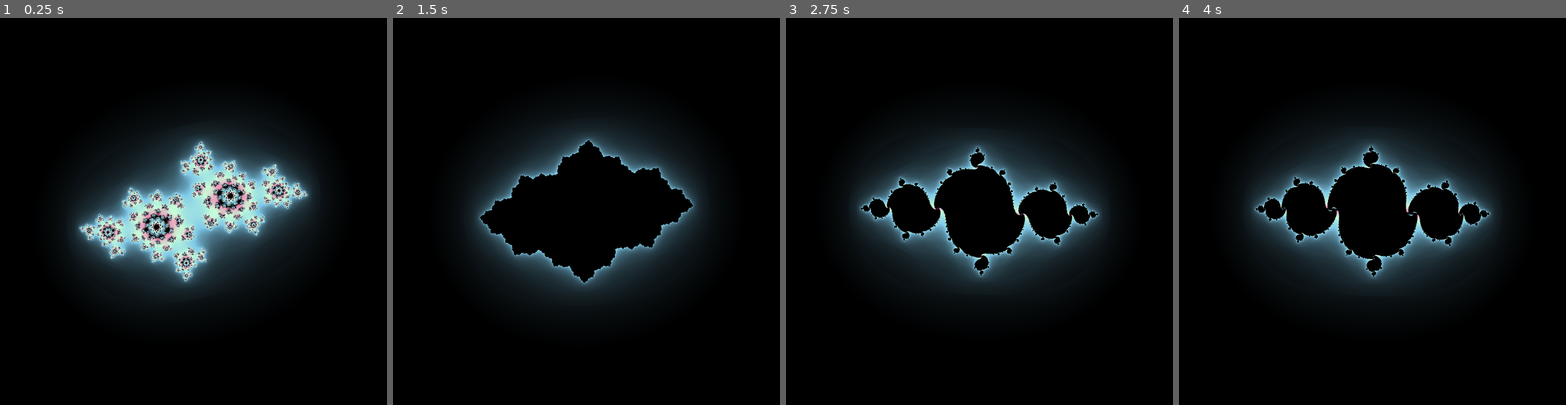
Above: before the commit, frames 1-4 (left to right).
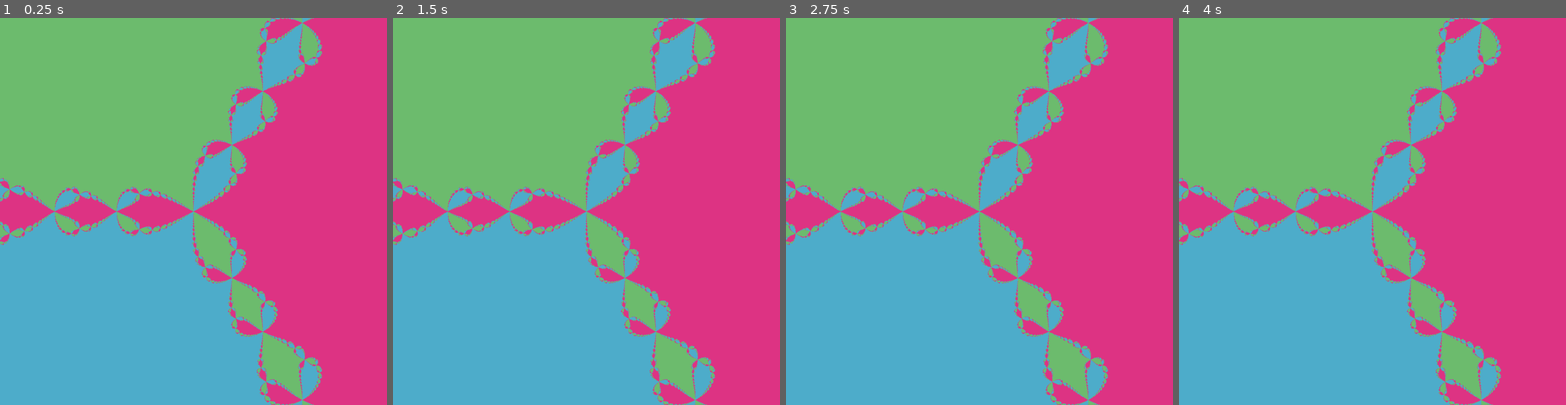
Above: after the commit, the same moments.

Repository: PhilippeZ-Dev/CreativeCoding
Game: Godot game, scene res://Scenes/fractals.tscn
Two runs of this game, one before a commit and one after it. Both use one fixed random seed, a clock stepped at 60 frames per second and the inputs below.
Inputs:
- Up to frame 1 (0.25 s): no input
- Up to frame 2 (1.5 s): no input
- Up to frame 3 (2.75 s): no input
- Up to frame 4 (4 s): no input

The runs differ from the first frame. In frame 1, 100% of the frame differs, in the area x 0-100%, y 0-100%; in frame 2, 100%; in frame 3, 100%; in frame 4, 100%.

Commit message:
moved project to godot 4.6, added basic newton fractal shader

Diff:
--- /dev/null
+++ b/Ressources/Pastel_3_Gradient.tres
@@ -0,0 +1,8 @@
+[gd_resource type="GradientTexture1D" format=3 uid="uid://dx5eupgsw3wle"]
+
+[sub_resource type="Gradient" id="Gradient_pkxfo"]
+offsets = PackedFloat32Array(0, 0.5, 1)
+colors = PackedColorArray(0.86599207, 0.19817552, 0.51340693, 1, 0.30170044, 0.6765426, 0.79475695, 1, 0.4224281, 0.7323061, 0.4279864, 1)
+
+[resource]
+gradient = SubResource("Gradient_pkxfo")
--- a/Scenes/fractals.tscn
+++ b/Scenes/fractals.tscn
@@ -1,12 +1,14 @@
-[gd_scene load_steps=12 format=3 uid="uid://cl5u1sbley04e"]
+[gd_scene format=3 uid="uid://cl5u1sbley04e"]
 
 [ext_resource type="Material" uid="uid://c0hlegqjy3u62" path="res://Materials/M_Mandelbrot.tres" id="1_bup5k"]
-[ext_resource type="Script" path="res://Scripts/Shapes.gd" id="1_wpswc"]
+[ext_resource type="Script" uid="uid://44j3dk63ccaq" path="res://Scripts/Shapes.gd" id="1_wpswc"]
 [ext_resource type="Material" uid="uid://b3fdn3v2visgg" path="res://Materials/M_BurnignShip.tres" id="3_e6vod"]
-[ext_resource type="Script" path="res://Scripts/Screenshot.gd" id="3_iaxo3"]
-[ext_resource type="Shader" path="res://Shaders/JuliaSets.gdshader" id="4_h4nn3"]
-[ext_resource type="Script" path="res://Scripts/JuliaSetsAnimation.gd" id="5_d6kcm"]
+[ext_resource type="Script" uid="uid://2fy8m61tbb2o" path="res://Scripts/Screenshot.gd" id="3_iaxo3"]
+[ext_resource type="Shader" uid="uid://bxkrat8b7jic0" path="res://Shaders/JuliaSets.gdshader" id="4_h4nn3"]
+[ext_resource type="Script" uid="uid://7mwytj4mg015" path="res://Scripts/JuliaSetsAnimation.gd" id="5_d6kcm"]
 [ext_resource type="Gradient" uid="uid://bn63wg0mc5xof" path="res://Ressources/JuliaMandelbrotGradient.tres" id="5_thm8b"]
+[ext_resource type="Shader" uid="uid://cqnblr3mmtmjk" path="res://Shaders/Newton.gdshader" id="7_pkxfo"]
+[ext_resource type="Texture2D" uid="uid://dx5eupgsw3wle" path="res://Ressources/Pastel_3_Gradient.tres" id="8_au54f"]
 
 [sub_resource type="GradientTexture1D" id="GradientTexture1D_0qdkc"]
 gradient = ExtResource("5_thm8b")
@@ -20,6 +22,13 @@
 shader_parameter/iterations = 75
 shader_parameter/gradient = SubResource("GradientTexture1D_0qdkc")
 
+[sub_resource type="ShaderMaterial" id="ShaderMaterial_au54f"]
+shader = ExtResource("7_pkxfo")
+shader_parameter/iterations = 100
+shader_parameter/gradient = ExtResource("8_au54f")
+shader_parameter/zoom = 2.0
+shader_parameter/roots = PackedVector2Array(1, 0, -0.5, 0.866, -0.5, -0.866)
+
 [sub_resource type="StyleBoxFlat" id="StyleBoxFlat_eoume"]
 bg_color = Color(1, 1, 1, 0.784314)
 
@@ -31,9 +40,9 @@
 MarginContainer/constants/margin_top = 10
 PanelContainer/styles/panel = SubResource("StyleBoxFlat_eoume")
 
-[node name="Fractals" type="Node2D"]
+[node name="Fractals" type="Node2D" unique_id=1808670684]
 
-[node name="Shapes" type="Node2D" parent="."]
+[node name="Shapes" type="Node2D" parent="." unique_id=1520745024]
 visible = false
 script = ExtResource("1_wpswc")
 shape = 3
@@ -42,21 +51,21 @@
 KochColor = Color(0.937255, 0.831373, 1, 1)
 sierpinskiDepth = 7
 
-[node name="Fractals" type="Control" parent="."]
+[node name="Fractals" type="Control" parent="." unique_id=1770586962]
 layout_mode = 3
 anchors_preset = 0
 size_flags_horizontal = 3
 size_flags_vertical = 3
 metadata/_edit_use_anchors_ = true
 
-[node name="Mandelbrot_rect" type="ColorRect" parent="Fractals"]
+[node name="Mandelbrot_rect" type="ColorRect" parent="Fractals" unique_id=1077240613]
 material = ExtResource("1_bup5k")
 layout_mode = 0
 offset_right = 1000.0
 offset_bottom = 1000.0
 metadata/_edit_use_anchors_ = true
 
-[node name="BurningShip_rect" type="ColorRect" parent="Fractals"]
+[node name="BurningShip_rect" type="ColorRect" parent="Fractals" unique_id=572779066]
 visible = false
 material = ExtResource("3_e6vod")
 layout_mode = 0
@@ -64,7 +73,8 @@
 offset_bottom = 1000.0
 metadata/_edit_use_anchors_ = true
 
-[node name="Julia_rect" type="ColorRect" parent="Fractals"]
+[node name="Julia_rect" type="ColorRect" parent="Fractals" unique_id=1520096452]
+visible = false
 material = SubResource("ShaderMaterial_tcxcm")
 layout_mode = 0
 offset_right = 1000.0
@@ -73,7 +83,14 @@
 speed = 3.0
 metadata/_edit_use_anchors_ = true
 
-[node name="Controls" type="Control" parent="."]
+[node name="Newton" type="ColorRect" parent="Fractals" unique_id=1200717099]
+material = SubResource("ShaderMaterial_au54f")
+layout_mode = 0
+offset_right = 1000.0
+offset_bottom = 1000.0
+metadata/_edit_use_anchors_ = true
+
+[node name="Controls" type="Control" parent="." unique_id=1907847054]
 visible = false
 layout_mode = 3
 anchors_preset = 15
@@ -84,7 +101,7 @@
 grow_horizontal = 2
 grow_vertical = 2
 
-[node name="PanelContainer" type="PanelContainer" parent="Controls"]
+[node name="PanelContainer" type="PanelContainer" parent="Controls" unique_id=2069306550]
 layout_mode = 1
 anchors_preset = -1
 anchor_top = 0.7
@@ -93,17 +110,17 @@
 grow_vertical = 0
 theme = SubResource("Theme_54jo5")
 
-[node name="MarginContainer" type="MarginContainer" parent="Controls/PanelContainer"]
+[node name="MarginContainer" type="MarginContainer" parent="Controls/PanelContainer" unique_id=2024202763]
 layout_mode = 2
 
-[node name="VBoxContainer" type="VBoxContainer" parent="Controls/PanelContainer/MarginContainer"]
+[node name="VBoxContainer" type="VBoxContainer" parent="Controls/PanelContainer/MarginContainer" unique_id=774342719]
 layout_mode = 2
 alignment = 1
 
-[node name="HSlider" type="HSlider" parent="Controls/PanelContainer/MarginContainer/VBoxContainer"]
+[node name="HSlider" type="HSlider" parent="Controls/PanelContainer/MarginContainer/VBoxContainer" unique_id=1239905101]
 layout_mode = 2
 
-[node name="Screenshot" type="Node" parent="."]
+[node name="Screenshot" type="Node" parent="." unique_id=1224829559]
 script = ExtResource("3_iaxo3")
 mode = 1
 destinationFolderPath = "res://Screenshots/Test/"
--- a/Scripts/Screenshot.gd
+++ b/Scripts/Screenshot.gd
@@ -1,3 +1,8 @@
+# ------------------------------------------------------------------------------
+# Screenshot & Sequence Tool for Godot 4.x
+# Developed by: PhilippeZ-Dev
+# License: MIT
+# ------------------------------------------------------------------------------
 class_name Screenshot
 extends Node
 
--- a/Shaders/JuliaSets.gdshader
+++ b/Shaders/JuliaSets.gdshader
@@ -68,39 +68,8 @@
 		iter++;
 	}
 
-	//float orbit = 1000.0; // Start with a huge number
-	//for (int i = 0; i < iterations; i++)
-	//{
-		////z = Mandelbrot(z, c);
-		//z = BurningShip(z, c);
-		//
-		//// Orbit Trap: track the minimum distance to the origin
-		//orbit = min(orbit, length(z));
-		//
-		//if (length(z) > 2.0) break;
-		//iter++;
-	//}
-
-	//if (iter == iterations)
-	//{
-		//// Instead of solid black, use the 'orbit' value
-		//float strength = exp(-orbit); // Exponential falloff looks best
-		//COLOR = vec4(vec3(strength * 0.5), 1.0); // Creates a soft internal glow
-	//}
-	//
-	//
-	////if(iter == iterations)
-	////{
-		//////COLOR = vec4(0.0,0.0,0.0,1.0);
-		////float edge = clamp(1.0 - (length(z) / 2.0), 0.0, 1.0);
-		////COLOR = vec4(vec3(edge * 0.2), 1.0);
-	////}
-	//else
-	{
-		float dist = length(z);
-		float smoothIter = float(iter) + 1.0 - log2(log2(dist));
-		float t = smoothIter / 40.0;
-
-		COLOR = texture(gradient, vec2(fract(t), 0.0));
-	}
+	float dist = length(z);
+	float smoothIter = float(iter) + 1.0 - log2(log2(dist));
+	float t = smoothIter / 40.0;
+	COLOR = texture(gradient, vec2(fract(t), 0.0));
 }
--- /dev/null
+++ b/Shaders/Newton.gdshader
@@ -0,0 +1,58 @@
+shader_type canvas_item;
+
+uniform int iterations = 50;
+uniform sampler2D gradient;
+// Zoom level
+uniform float zoom = 2.0;
+
+uniform vec2 roots[3];
+
+vec2 complex_mul(vec2 a, vec2 b)
+{
+	return vec2(a.x * b.x - a.y * b.y, a.x * b.y + a.y * b.x);
+}
+vec2 complex_div(vec2 a, vec2 b)
+{
+	float den = dot(b, b);
+	return vec2(dot(a, b), a.y * b.x - a.x * b.y) / den;
+}
+
+void fragment()
+{
+	// Map UV coordinates (0 to 1) to complex plane (-zoom to +zoom)
+	vec2 z = (UV - 0.5) * 2.0 * zoom;
+
+	vec2 root1 = roots[0];
+	vec2 root2 = roots[1];
+	vec2 root3 = roots[2];
+
+	for (int i = 0; i < iterations; i++) {
+	    // z = z - f(z) / f'(z)
+	    // For f(z) = z^3 - 1, f'(z) = 3z^2
+	    vec2 z2 = complex_mul(z, z);
+	    vec2 z3 = complex_mul(z2, z);
+
+	    vec2 f_z = z3 - vec2(1.0, 0.0);
+	    vec2 df_z = 3.0 * z2;
+
+	    z = z - complex_div(f_z, df_z);
+	}
+
+	// Color the pixel based on which root it landed closest to
+	float d1 = length(z - root1);
+	float d2 = length(z - root2);
+	float d3 = length(z - root3);
+
+	if (d1 < d2 && d1 < d3)
+	{
+		COLOR = texture(gradient, vec2(0,0));
+	}
+	else if (d2 < d3)
+	{
+        COLOR = texture(gradient, vec2(.5,0));
+	}
+	else
+	{
+		COLOR = texture(gradient, vec2(1,0));
+	}
+}
--- a/project.godot
+++ b/project.godot
@@ -8,11 +8,15 @@
 
 config_version=5
 
+[animation]
+
+compatibility/default_parent_skeleton_in_mesh_instance_3d=true
+
 [application]
 
 config/name="Creative Coding"
 run/main_scene="res://Scenes/fractals.tscn"
-config/features=PackedStringArray("4.3", "Forward Plus")
+config/features=PackedStringArray("4.6", "Forward Plus")
 boot_splash/bg_color=Color(0.141176, 0.141176, 0.141176, 1)
 config/icon="res://icon.svg"
 
Not shown: 1 places in Materials/M_BurnignShip.tres that only renumber resources
Not shown: 1 places in Ressources/MandelbrotGradient.tres that only renumber resources
Not shown, added: Scripts/JuliaSetsAnimation.gd.uid
Not shown, added: Scripts/Screenshot.gd.uid
Not shown, added: Scripts/Shapes.gd.uid
Not shown, added: Shaders/BurningShip.gdshader.uid
Not shown, added: Shaders/JuliaSets.gdshader.uid
Not shown, added: Shaders/Mandelbrot.gdshader.uid
Not shown, added: Shaders/Newton.gdshader.uid
Not shown, added: Shaders/ShineMask.gdshader.uid
